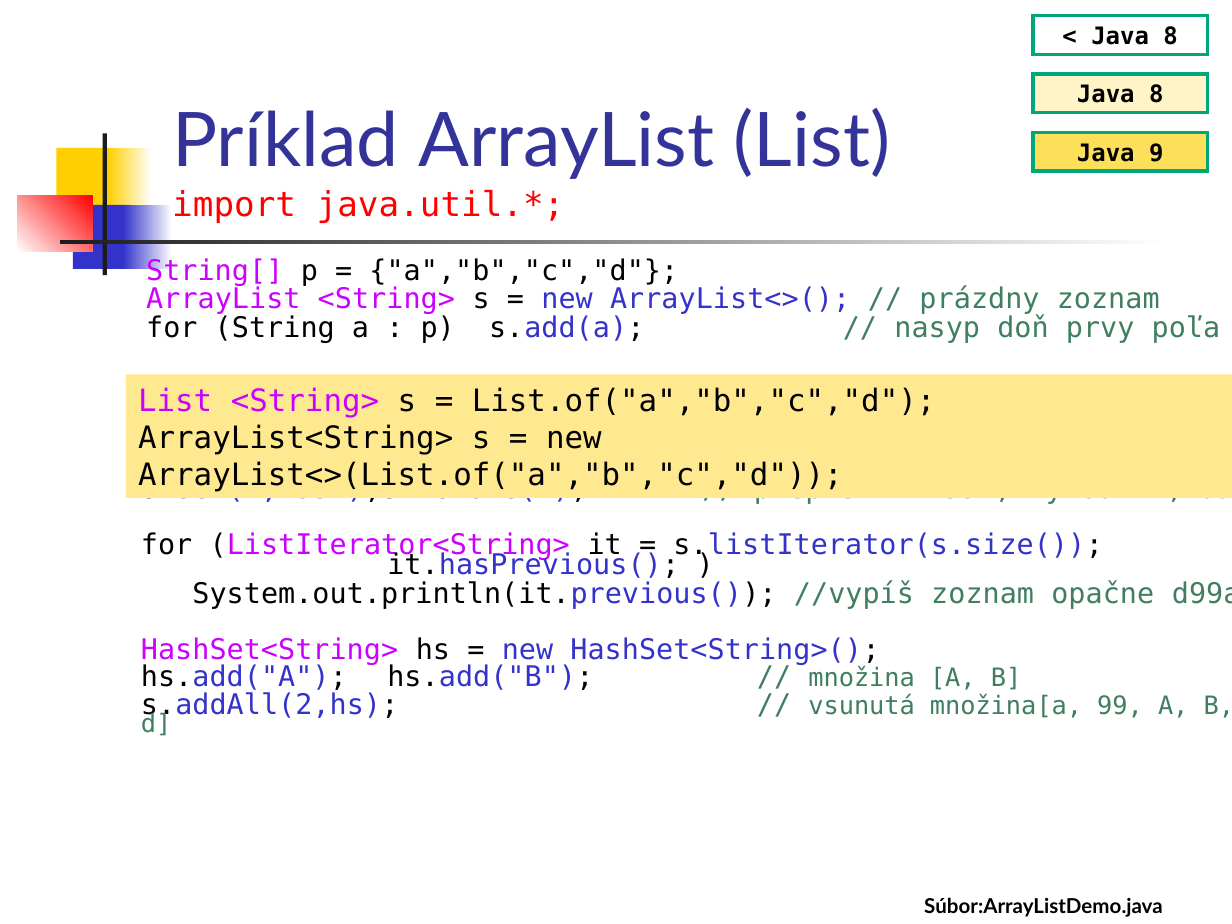
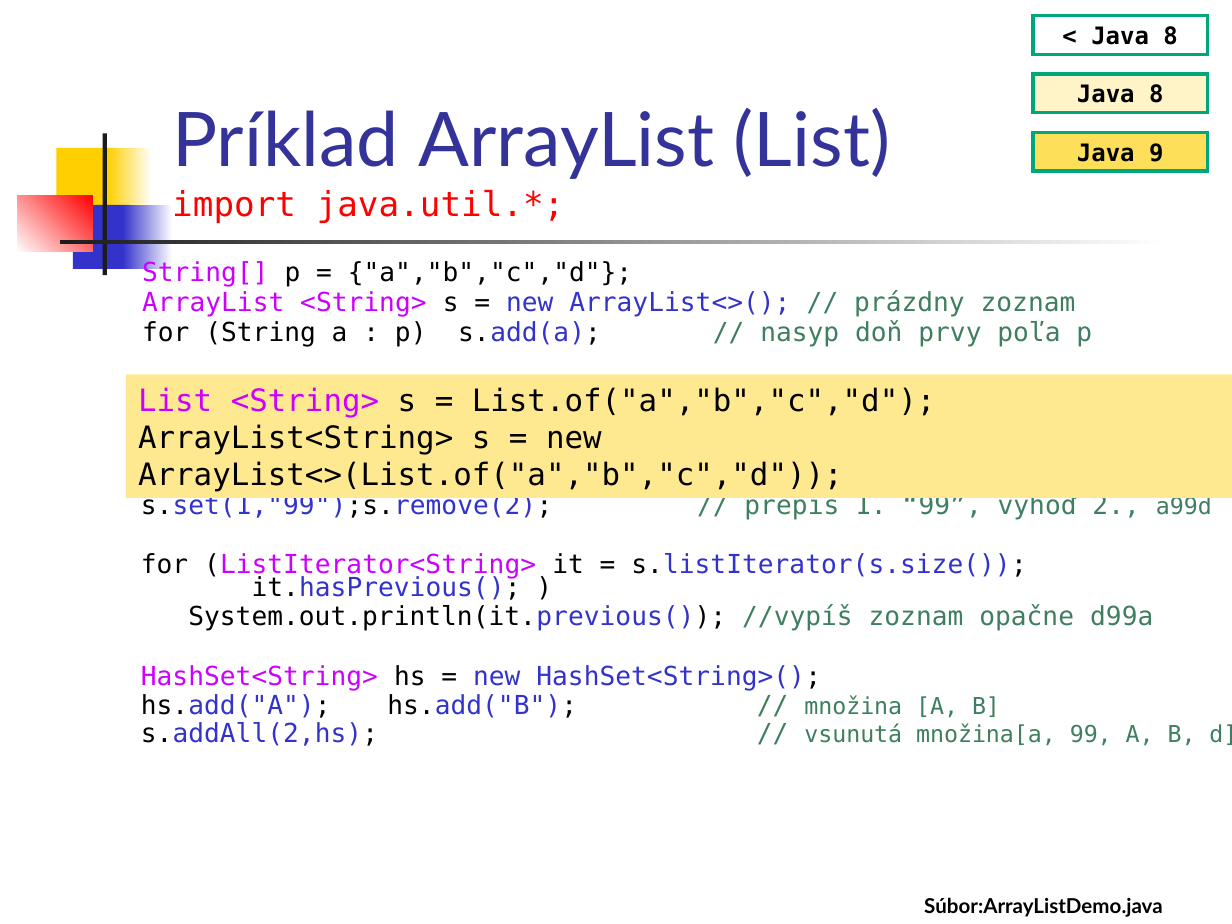
Before and after one commit to Programovanie4/Prednasky, a slide deck: slide 28 of 06/06_java.ppt (slide 21 before the commit). Drawn at 1232x924 pixels with LibreOffice and Linux fonts; fonts in the diff are those of the drawing. Boxes give left, top, right and bottom in pixels: in the first picture for what was removed or moved away, otherwise in the second. Text is boxed around its words. In the diff, an @@ line names an element or a change of style, - is before the commit and + after.

```diff
--- a/06/06_java.ppt
+++ b/06/06_java.ppt
@@ text "String[] p = {"a","b","c","d"};" at box(141, 261, 1232, 746): size 16.6 to 15.3 pt; size 14.8 to 13.6 pt in "abcd", "a99d", "množina [A, B]", "vsunutá množina[a, 99, A, B, d]"; line spacing 0.6 to 0.7 @@
```
Also in this commit, not shown: 6 other slides changed, 7 slides added, 3 other files.
